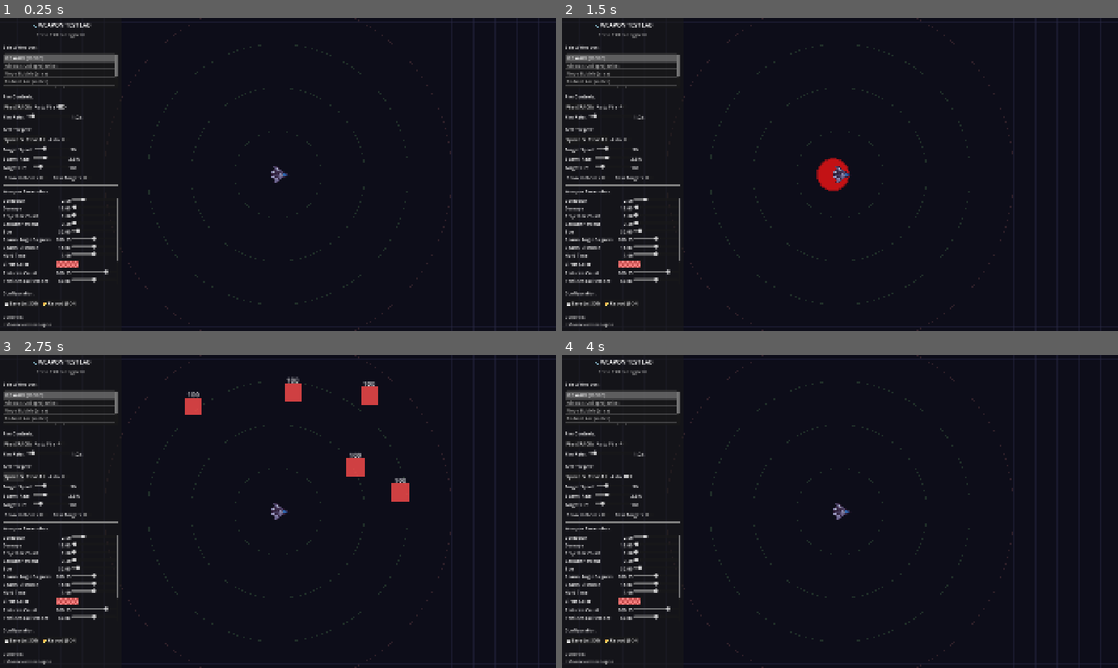
Above: before the commit, frames 1-4 (two rows, left to right).
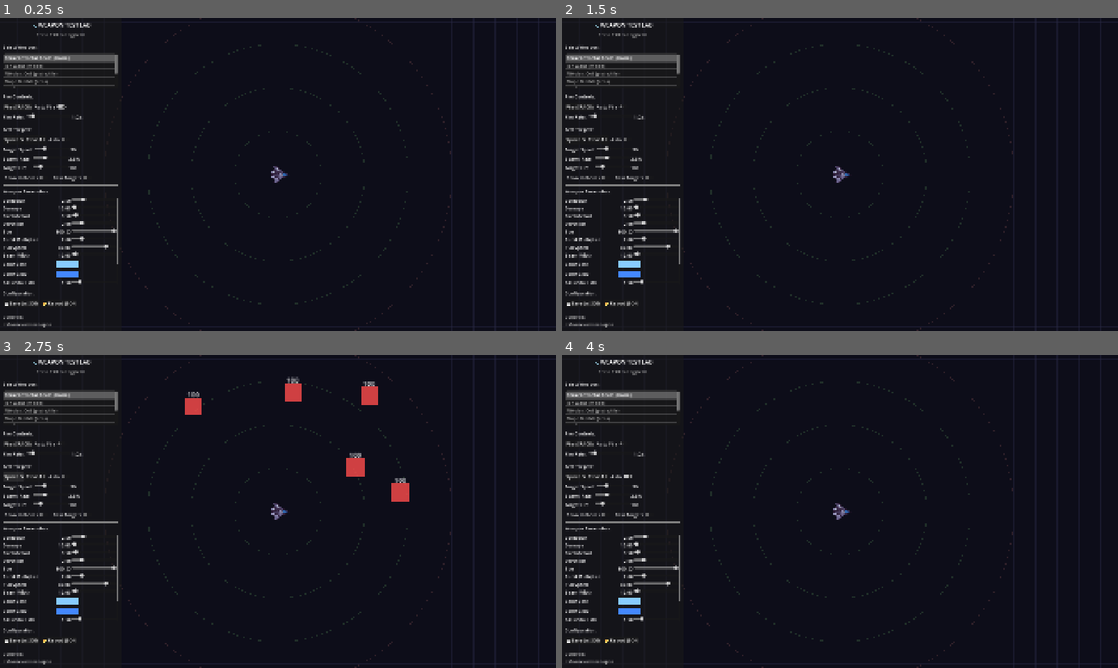
Above: after the commit, the same moments.

Repository: chalkbluffone/voidrift
Game: Godot game, scene res://tools/weapon_test_lab/weapon_test_lab.tscn
The game is run twice, just before and just after one commit, with the same random seed, the same clock (stepped at 60 frames per second) and the same inputs. This scene is started directly instead of the project's main scene.
Inputs:
- Up to frame 1 (0.25 s): no input
- Up to frame 2 (1.5 s): click "Fire (SPACE)" at 0.5 s; click "Auto-Fire" at 1.25 s
- Up to frame 3 (2.75 s): click "Spawn 5" at 2 s
- Up to frame 4 (4 s): click "Clear All" at 2.75 s; click "Auto" at 3.5 s

The runs differ from the first frame. In frame 1, 1.3% of the frame differs, in the area x 0-22%, y 12-86%; in frame 2, 1.7%, in the area x 0-52%, y 12-86%; in frame 3, 1.3%; in frame 4, 1.3%.

Commit message:
feat: Implement Broken Tractor Beam weapon with spawner and visual effects

Diff:
--- a/data/weapons.json
+++ b/data/weapons.json
@@ -2,24 +2,33 @@
   "broken_tractor_beam": {
     "description": "Tethers to a target with a malfunctioning tractor beam that irradiates it over time and stays locked on until the target dies… on accident. Whoops.",
     "display_name": "Broken Tractor Beam",
-    "enabled": false,
-    "motion": {
-
-    },
-    "scene": "res://effects/beam_base/BeamBase.tscn",
-    "shape": {
-
-    },
-    "spawner": "res://effects/beam_base/beam_base_spawner.gd",
+    "enabled": true,
+    "motion": {
+      "burst_multiplier": 2.0,
+      "pull_speed": 80.0
+    },
+    "scene": "res://effects/broken_tractor_beam/BrokenTractorBeam.tscn",
+    "shape": {
+      "size": 300.0
+    },
+    "spawner": "res://effects/broken_tractor_beam/broken_tractor_beam_spawner.gd",
     "stats": {
       "cooldown": 2.5,
       "damage": 10.0,
+      "dot_interval": 0.5,
       "duration": 2.0
     },
+    "targeting": "nearest",
     "type": "beam",
     "unlock_condition": "default",
     "visual": {
-
+      "beam_width": 12.0,
+      "color_core": "#88CCFF",
+      "color_glow": "#4488FF",
+      "glow_strength": 1.5,
+      "particle_count": 30,
+      "particle_lifetime": 0.4,
+      "particle_speed": 200.0
     }
   },
   "ion_wake": {
--- /dev/null
+++ b/effects/broken_tractor_beam/BrokenTractorBeam.tscn
@@ -0,0 +1,6 @@
+[gd_scene load_steps=2 format=3]
+
+[ext_resource type="Script" path="res://effects/broken_tractor_beam/broken_tractor_beam.gd" id="1_broken_tractor_beam"]
+
+[node name="BrokenTractorBeam" type="Node2D"]
+script = ExtResource("1_broken_tractor_beam")
--- /dev/null
+++ b/effects/broken_tractor_beam/broken_tractor_beam.gd
@@ -0,0 +1,469 @@
+extends Node2D
+class_name BrokenTractorBeam
+
+## Broken Tractor Beam — locks onto the nearest enemy with a malfunctioning
+## tractor beam that irradiates it over time.  Deals a burst on attach, then
+## ticks DPS until the target dies or duration expires.  When the target dies
+## the beam instantly retargets the next nearest enemy (with another burst).
+## Visually rendered as a solid, stiff UFO-style tractor beam that pulls
+## enemies toward the ship.
+
+# --- Exported Parameters (Stats) ---
+@export var damage: float = 10.0
+@export var duration: float = 2.0
+@export var cooldown: float = 2.5
+@export var dot_interval: float = 0.5
+@export var burst_multiplier: float = 2.0
+
+# --- Shape ---
+@export var search_radius: float = 300.0  ## Max lock-on / tether range (driven by "size")
+
+# --- Visual ---
+@export var color_core: Color = Color(0.53, 0.81, 1.0, 1.0)   # Light cyan
+@export var color_glow: Color = Color(0.27, 0.53, 1.0, 1.0)   # Blue
+@export var glow_strength: float = 1.5
+@export var particle_count: int = 30
+@export var particle_speed: float = 200.0
+@export var particle_lifetime: float = 0.4
+@export var beam_width: float = 12.0
+
+# --- Pull ---
+@export var pull_speed: float = 80.0  ## How fast the beam drags enemies toward the ship (px/s)
+
+# --- Internal State ---
+var _follow_source: Node2D = null
+var _target: Node2D = null
+var _elapsed: float = 0.0
+var _dot_timer: float = 0.0
+var _is_active: bool = false
+
+# Visuals
+var _beam_particles: CPUParticles2D = null
+var _impact_particles: CPUParticles2D = null
+var _beam_line: Line2D = null
+var _white_tex: ImageTexture = null
+
+
+# =============================================================================
+# SETUP
+# =============================================================================
+
+func setup(params: Dictionary) -> BrokenTractorBeam:
+	## Apply flat config dictionary (from WeaponDataFlattener).
+	for key: String in params:
+		if key in self:
+			var value: Variant = params[key]
+			# Handle Color values passed as strings
+			if get(key) is Color and value is String:
+				set(key, _parse_color(value, get(key) as Color))
+			else:
+				set(key, value)
+	return self
+
+
+func load_from_data(data: Dictionary) -> void:
+	## Load from nested weapon data dictionary (JSON structure).
+	var stats: Dictionary = data.get("stats", {})
+	damage = float(stats.get("damage", damage))
+	duration = float(stats.get("duration", duration))
+	cooldown = float(stats.get("cooldown", cooldown))
+	dot_interval = float(stats.get("dot_interval", dot_interval))
+
+	var shape: Dictionary = data.get("shape", {})
+	search_radius = float(shape.get("size", search_radius))
+
+	var motion: Dictionary = data.get("motion", {})
+	burst_multiplier = float(motion.get("burst_multiplier", burst_multiplier))
+
+	var visual: Dictionary = data.get("visual", {})
+	color_core = _parse_color(visual.get("color_core", ""), color_core)
+	color_glow = _parse_color(visual.get("color_glow", ""), color_glow)
+	glow_strength = float(visual.get("glow_strength", glow_strength))
+	particle_count = int(visual.get("particle_count", particle_count))
+	particle_speed = float(visual.get("particle_speed", particle_speed))
+	particle_lifetime = float(visual.get("particle_lifetime", particle_lifetime))
+	beam_width = float(visual.get("beam_width", beam_width))
+
+	pull_speed = float(motion.get("pull_speed", pull_speed))
+
+
+func set_follow_source(source: Node2D) -> BrokenTractorBeam:
+	_follow_source = source
+	return self
+
+
+# =============================================================================
+# LIFECYCLE
+# =============================================================================
+
+func _ready() -> void:
+	global_position = Vector2.ZERO  # World-space node
+	z_index = -1
+
+	# Create a tiny white texture for particles
+	var img: Image = Image.create(4, 4, false, Image.FORMAT_RGBA8)
+	img.fill(Color.WHITE)
+	_white_tex = ImageTexture.create_from_image(img)
+
+
+func activate() -> void:
+	## Called by the spawner after setup + follow_source are set.
+	## Acquires first target and starts the beam.
+	_target = _find_nearest_enemy()
+	if _target == null:
+		FileLogger.log_warn("BrokenTractorBeam", "No target found at activation — fizzling")
+		queue_free()
+		return
+
+	_is_active = true
+	_elapsed = 0.0
+	_dot_timer = 0.0
+
+	# Burst damage on initial lock-on
+	_apply_burst_damage(_target)
+
+	# Build visuals
+	_create_beam_line()
+	_create_beam_particles()
+	_create_impact_particles()
+
+	FileLogger.log_info("BrokenTractorBeam", "Locked onto target — beam active for %.1fs" % duration)
+
+
+func _process(delta: float) -> void:
+	if not _is_active:
+		return
+
+	# Source died — clean up
+	if not is_instance_valid(_follow_source):
+		_shutdown()
+		return
+
+	# Duration expired
+	_elapsed += delta
+	if _elapsed >= duration:
+		_shutdown()
+		return
+
+	# Target died — retarget
+	if not is_instance_valid(_target):
+		_retarget()
+		if not _is_active:
+			return
+
+	# Target moved out of range — retarget
+	var dist: float = _follow_source.global_position.distance_to(_target.global_position)
+	if dist > search_radius * 1.3:  # Small grace margin before snapping
+		_retarget()
+		if not _is_active:
+			return
+
+	# Pull enemy toward ship
+	_pull_target(delta)
+
+	# Tick damage
+	_dot_timer += delta
+	if _dot_timer >= dot_interval:
+		_dot_timer -= dot_interval
+		_deal_tick_damage(_target)
+
+	# Update visuals
+	_update_beam_line()
+	_update_beam_particles()
+	_update_impact_particles()
+
+
+# =============================================================================
+# TARGETING
+# =============================================================================
+
+func _find_nearest_enemy() -> Node2D:
+	## Scan the "enemies" group for the closest enemy within search_radius.
+	var origin: Vector2 = _follow_source.global_position if is_instance_valid(_follow_source) else global_position
+	var enemies: Array[Node] = get_tree().get_nodes_in_group("enemies")
+	var best: Node2D = null
+	var best_dist: float = search_radius
+	for enemy: Node in enemies:
+		if not enemy is Node2D or not is_instance_valid(enemy):
+			continue
+		var d: float = origin.distance_to(enemy.global_position)
+		if d < best_dist:
+			best_dist = d
+			best = enemy as Node2D
+	return best
+
+
+func _retarget() -> void:
+	## Instantly snap to the next nearest enemy.  If none found, beam fizzles.
+	_target = _find_nearest_enemy()
+	if _target == null:
+		FileLogger.log_info("BrokenTractorBeam", "No retarget available — beam fizzling")
+		_shutdown()
+		return
+
+	# Burst damage on new lock-on
+	_apply_burst_damage(_target)
+	FileLogger.log_info("BrokenTractorBeam", "Retargeted to new enemy")
+
+
+# =============================================================================
+# DAMAGE
+# =============================================================================
+
+func _apply_burst_damage(target: Node2D) -> void:
+	## Initial burst damage when locking onto a target (2x tick damage).
+	if is_instance_valid(target) and target.has_method("take_damage"):
+		var burst: float = damage * burst_multiplier
+		target.take_damage(burst)
+
+
+func _deal_tick_damage(target: Node2D) -> void:
+	## Periodic tick damage while tethered.
+	if is_instance_valid(target) and target.has_method("take_damage"):
+		target.take_damage(damage)
+
+
+func _pull_target(delta: float) -> void:
+	## Drag the locked enemy toward the ship.
+	if not is_instance_valid(_target) or not is_instance_valid(_follow_source):
+		return
+	var dir_to_ship: Vector2 = _follow_source.global_position - _target.global_position
+	var dist: float = dir_to_ship.length()
+	# Don't pull closer than 40px to avoid overlap
+	if dist < 40.0:
+		return
+	var pull_delta: Vector2 = dir_to_ship.normalized() * pull_speed * delta
+	# Clamp so we don't overshoot past the ship
+	if pull_delta.length() > dist - 40.0:
+		pull_delta = dir_to_ship.normalized() * (dist - 40.0)
+	_target.global_position += pull_delta
+
+
+# =============================================================================
+# SHUTDOWN
+# =============================================================================
+
+func _shutdown() -> void:
+	_is_active = false
+
+	# Stop emitting but let existing particles finish
+	if _beam_particles:
+		_beam_particles.emitting = false
+	if _impact_particles:
+		_impact_particles.emitting = false
+
+	# Fade out the beam line
+	if _beam_line:
+		var tween: Tween = create_tween()
+		tween.tween_property(_beam_line, "modulate:a", 0.0, 0.15)
+		tween.tween_callback(queue_free)
+	else:
+		queue_free()
+
+
+# =============================================================================
+# VISUALS — Beam Line (Line2D backbone)
+# =============================================================================
+
+func _create_beam_line() -> void:
+	## Solid, stiff UFO-style tractor beam — cone shape, narrow at ship, wide at target.
+	_beam_line = Line2D.new()
+	_beam_line.width = beam_width
+	_beam_line.default_color = color_core
+	_beam_line.joint_mode = Line2D.LINE_JOINT_ROUND
+	_beam_line.begin_cap_mode = Line2D.LINE_CAP_ROUND
+	_beam_line.end_cap_mode = Line2D.LINE_CAP_ROUND
+	_beam_line.antialiased = true
+	_beam_line.z_index = -1
+
+	# Width curve: narrow at ship (0.0), widens toward target (1.0) — classic UFO cone
+	var width_curve: Curve = Curve.new()
+	width_curve.add_point(Vector2(0.0, 0.15))
+	width_curve.add_point(Vector2(0.3, 0.5))
+	width_curve.add_point(Vector2(0.7, 0.85))
+	width_curve.add_point(Vector2(1.0, 1.0))
+	_beam_line.width_curve = width_curve
+
+	# Gradient: bright core at ship → semi-transparent glow at target
+	var grad: Gradient = Gradient.new()
+	grad.set_color(0, Color(color_core.r, color_core.g, color_core.b, 0.9))
+	grad.add_point(0.4, Color(color_core.r, color_core.g, color_core.b, 0.7))
+	grad.add_point(0.7, Color(color_glow.r, color_glow.g, color_glow.b, 0.5))
+	grad.set_color(1, Color(color_glow.r, color_glow.g, color_glow.b, 0.35))
+	_beam_line.gradient = grad
+
+	add_child(_beam_line)
+
+
+func _update_beam_line() -> void:
+	if not _beam_line or not is_instance_valid(_target) or not is_instance_valid(_follow_source):
+		return
+
+	var from_pos: Vector2 = _follow_source.global_position
+	var to_pos: Vector2 = _target.global_position
+	var length: float = (to_pos - from_pos).length()
+
+	if length < 1.0:
+		_beam_line.clear_points()
+		return
+
+	# Solid stiff beam — straight line, no wobble
+	_beam_line.clear_points()
+	_beam_line.add_point(from_pos)
+	_beam_line.add_point(to_pos)
+
+
+# =============================================================================
+# VISUALS — Beam Particles (streaming from ship to target)
+# =============================================================================
+
+func _create_beam_particles() -> void:
+	## Particles that stream along the beam from ship toward target.
+	_beam_particles = CPUParticles2D.new()
+	_beam_particles.amount = particle_count
+	_beam_particles.lifetime = particle_lifetime
+	_beam_particles.one_shot = false
+	_beam_particles.explosiveness = 0.0
+	_beam_particles.randomness = 0.3
+	_beam_particles.emitting = true
+	_beam_particles.z_index = -1
+
+	# Shape: directed points along the beam
+	_beam_particles.emission_shape = CPUParticles2D.EMISSION_SHAPE_DIRECTED_POINTS
+
+	# Initial positions/normals — will be updated each frame
+	_beam_particles.emission_points = PackedVector2Array([Vector2.ZERO])
+	_beam_particles.emission_normals = PackedVector2Array([Vector2.RIGHT])
+
+	# Velocity along normalized direction
+	_beam_particles.initial_velocity_min = particle_speed * 0.5
+	_beam_particles.initial_velocity_max = particle_speed
+	_beam_particles.spread = 15.0
+
+	# Slight lateral movement for sparkle
+	_beam_particles.damping_min = 50.0
+	_beam_particles.damping_max = 150.0
+
+	# Size
+	_beam_particles.scale_amount_min = 1.5
+	_beam_particles.scale_amount_max = 3.0
+
+	var scale_curve: Curve = Curve.new()
+	scale_curve.add_point(Vector2(0.0, 0.5))
+	scale_curve.add_point(Vector2(0.3, 1.0))
+	scale_curve.add_point(Vector2(0.7, 0.8))
+	scale_curve.add_point(Vector2(1.0, 0.0))
+	_beam_particles.scale_amount_curve = scale_curve
+
+	# Color ramp: bright core → glow → fade
+	var color_ramp: Gradient = Gradient.new()
+	color_ramp.set_color(0, Color(color_core.r, color_core.g, color_core.b, 0.9))
+	color_ramp.add_point(0.3, Color(color_glow.r, color_glow.g, color_glow.b, 0.8))
+	color_ramp.add_point(0.7, Color(color_glow.r, color_glow.g, color_glow.b, 0.4))
+	color_ramp.set_color(1, Color(color_glow.r, color_glow.g, color_glow.b, 0.0))
+	_beam_particles.color_ramp = color_ramp
+
+	# Texture: tiny white pixel
+	_beam_particles.texture = _white_tex
+
+	add_child(_beam_particles)
+
+
+func _update_beam_particles() -> void:
+	if not _beam_particles or not is_instance_valid(_target) or not is_instance_valid(_follow_source):
+		return
+
+	var from_pos: Vector2 = _follow_source.global_position
+	var to_pos: Vector2 = _target.global_position
+	var direction: Vector2 = (to_pos - from_pos)
+	var length: float = direction.length()
+
+	if length < 1.0:
+		_beam_particles.emitting = false
+		return
+
+	_beam_particles.emitting = true
+	var dir_norm: Vector2 = direction.normalized()
+
+	# Distribute emission points along the beam line
+	var point_count: int = maxi(5, int(length / 30.0))
+	var points: PackedVector2Array = PackedVector2Array()
+	var normals: PackedVector2Array = PackedVector2Array()
+
+	for i: int in range(point_count):
+		var t: float = float(i) / float(maxi(point_count - 1, 1))
+		# Bias emission toward the source end (more particles leave the ship)
+		var biased_t: float = t * t  # Quadratic bias toward 0
+		points.append(from_pos + direction * biased_t)
+		normals.append(dir_norm)
+
+	_beam_particles.emission_points = points
+	_beam_particles.emission_normals = normals
+
+
+# =============================================================================
+# VISUALS — Impact Particles (sparkle at the target)
+# =============================================================================
+
+func _create_impact_particles() -> void:
+	## Sparkling particle burst at the target lock-on point.
+	_impact_particles = CPUParticles2D.new()
+	_impact_particles.amount = int(particle_count * 0.5)
+	_impact_particles.lifetime = particle_lifetime * 0.8
+	_impact_particles.one_shot = false
+	_impact_particles.explosiveness = 0.0
+	_impact_particles.randomness = 0.6
+	_impact_particles.emitting = true
+	_impact_particles.z_index = 0
+
+	_impact_particles.emission_shape = CPUParticles2D.EMISSION_SHAPE_SPHERE
+	_impact_particles.emission_sphere_radius = 8.0
+
+	_impact_particles.initial_velocity_min = 20.0
+	_impact_particles.initial_velocity_max = 60.0
+	_impact_particles.spread = 180.0
+
+	_impact_particles.scale_amount_min = 1.0
+	_impact_particles.scale_amount_max = 2.5
+
+	var scale_curve: Curve = Curve.new()
+	scale_curve.add_point(Vector2(0.0, 1.0))
+	scale_curve.add_point(Vector2(0.5, 0.6))
+	scale_curve.add_point(Vector2(1.0, 0.0))
+	_impact_particles.scale_amount_curve = scale_curve
+
+	# Bright white core → glow color → fade
+	var impact_ramp: Gradient = Gradient.new()
+	impact_ramp.set_color(0, Color(1.0, 1.0, 1.0, 1.0))
+	impact_ramp.add_point(0.2, Color(color_core.r, color_core.g, color_core.b, 0.9))
+	impact_ramp.add_point(0.6, Color(color_glow.r, color_glow.g, color_glow.b, 0.5))
+	impact_ramp.set_color(1, Color(color_glow.r, color_glow.g, color_glow.b, 0.0))
+	_impact_particles.color_ramp = impact_ramp
+
+	_impact_particles.texture = _white_tex
+
+	add_child(_impact_particles)
+
+
+func _update_impact_particles() -> void:
+	if not _impact_particles or not is_instance_valid(_target):
+		return
+	_impact_particles.global_position = _target.global_position
+
+
+# =============================================================================
+# UTILITY
+# =============================================================================
+
+func _parse_color(hex_str: Variant, fallback: Color) -> Color:
+	## Parse a hex color string like "#88CCFF" to a Color. Returns fallback if invalid.
+	if hex_str is not String or hex_str == "":
+		return fallback
+	var hex: String = hex_str as String
+	if hex.begins_with("#"):
+		hex = hex.substr(1)
+	if hex.length() == 6:
+		hex = "ff" + hex  # Prepend full alpha
+	elif hex.length() != 8:
+		return fallback
+	return Color(hex)
--- /dev/null
+++ b/effects/broken_tractor_beam/broken_tractor_beam_spawner.gd
@@ -0,0 +1,52 @@
+class_name BrokenTractorBeamSpawner
+
+## Spawner for the Broken Tractor Beam weapon.
+## 4-arg signature to match _fire_beam_weapon dispatch.
+## Direction is ignored — the beam auto-targets the nearest enemy.
+
+var _parent_node: Node
+
+
+func _init(parent: Node) -> void:
+	_parent_node = parent
+
+
+func spawn(
+	spawn_pos: Vector2,
+	_direction: Vector2,
+	params: Dictionary = {},
+	follow_source: Node2D = null
+) -> Node2D:
+	## Spawn a tractor beam effect from the given position.
+	## Returns null if no enemies are in range.
+
+	# Pre-check: any enemies within search radius?
+	var search_radius: float = float(params.get("search_radius", params.get("size", 300.0)))
+	var enemies: Array = _parent_node.get_tree().get_nodes_in_group("enemies")
+	var has_target: bool = false
+	for enemy in enemies:
+		if enemy is Node2D and is_instance_valid(enemy):
+			var d: float = spawn_pos.distance_to(enemy.global_position)
+			if d < search_radius:
+				has_target = true
+				break
+
+	if not has_target:
+		return null
+
+	var beam: Node2D = load("res://effects/broken_tractor_beam/BrokenTractorBeam.tscn").instantiate()
+	beam.z_index = -1
+
+	# Add to scene tree first so _ready() runs
+	_parent_node.call_deferred("add_child", beam)
+
+	# Configure from params
+	if params:
+		beam.setup(params)
+
+	if follow_source:
+		beam.set_follow_source(follow_source)
+
+	# Activate after setup (deferred so the node is in the tree)
+	beam.call_deferred("activate")
+	return beam
--- a/scripts/combat/weapon_component.gd
+++ b/scripts/combat/weapon_component.gd
@@ -340,8 +340,25 @@
 			_fire_projectile_with_config(weapon_id, config, source)
 		"area":
 			_fire_area_with_config(weapon_id, config, source)
+		"beam":
+			_fire_beam_with_config(weapon_id, config, source)
 		_:
 			push_warning("WeaponComponent: fire_weapon_with_config not implemented for type: " + weapon_type)
+
+
+func _fire_beam_with_config(weapon_id: String, config: Dictionary, source: Node2D) -> void:
+	"""Fire a beam weapon with explicit flat config (for test lab)."""
+	var weapon_data: Dictionary = DataLoader.get_weapon(weapon_id)
+	var spawner = _get_or_create_spawner(weapon_id, weapon_data)
+	if spawner == null:
+		push_warning("WeaponComponent: No spawner for beam weapon: " + weapon_id)
+		return
+	if not spawner.has_method("spawn"):
+		return
+	var direction: Vector2 = Vector2.RIGHT.rotated(source.rotation)
+	var result = spawner.spawn(source.global_position, direction, config, source)
+	if result:
+		weapon_fired.emit(weapon_id, [result])
 
 
 func _fire_area_with_config(weapon_id: String, config: Dictionary, source: Node2D) -> void:
Not shown, added: effects/broken_tractor_beam/broken_tractor_beam.gd.uid
Not shown, added: effects/broken_tractor_beam/broken_tractor_beam_spawner.gd.uid
